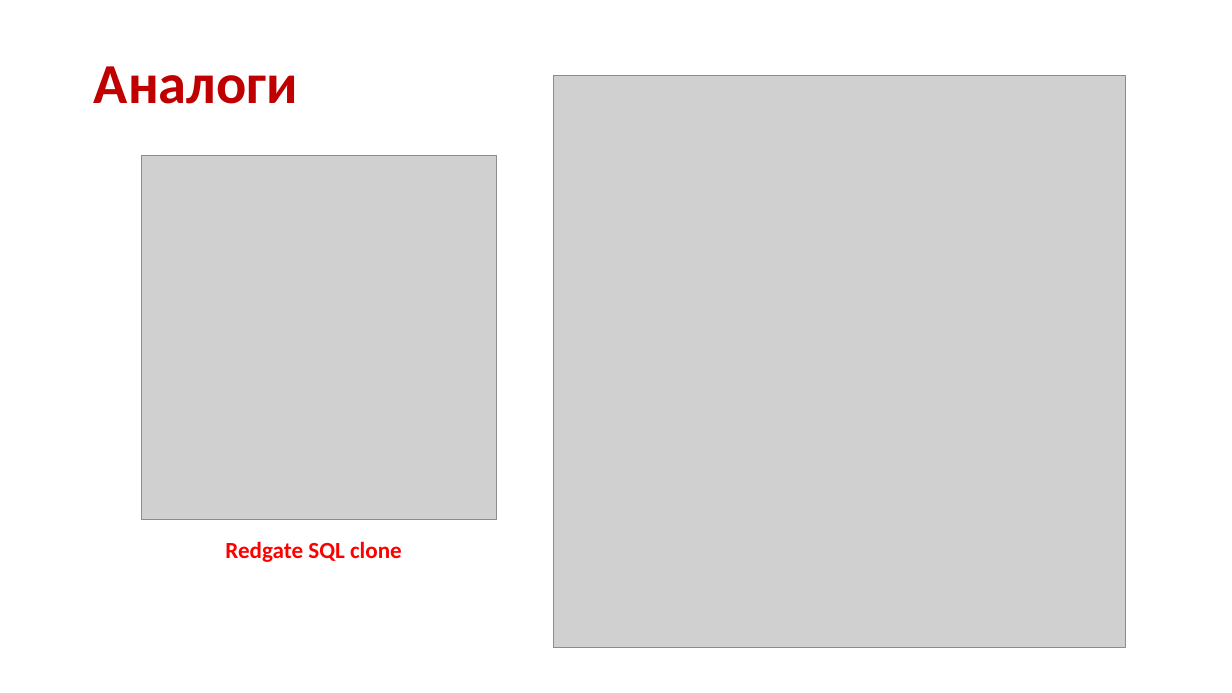
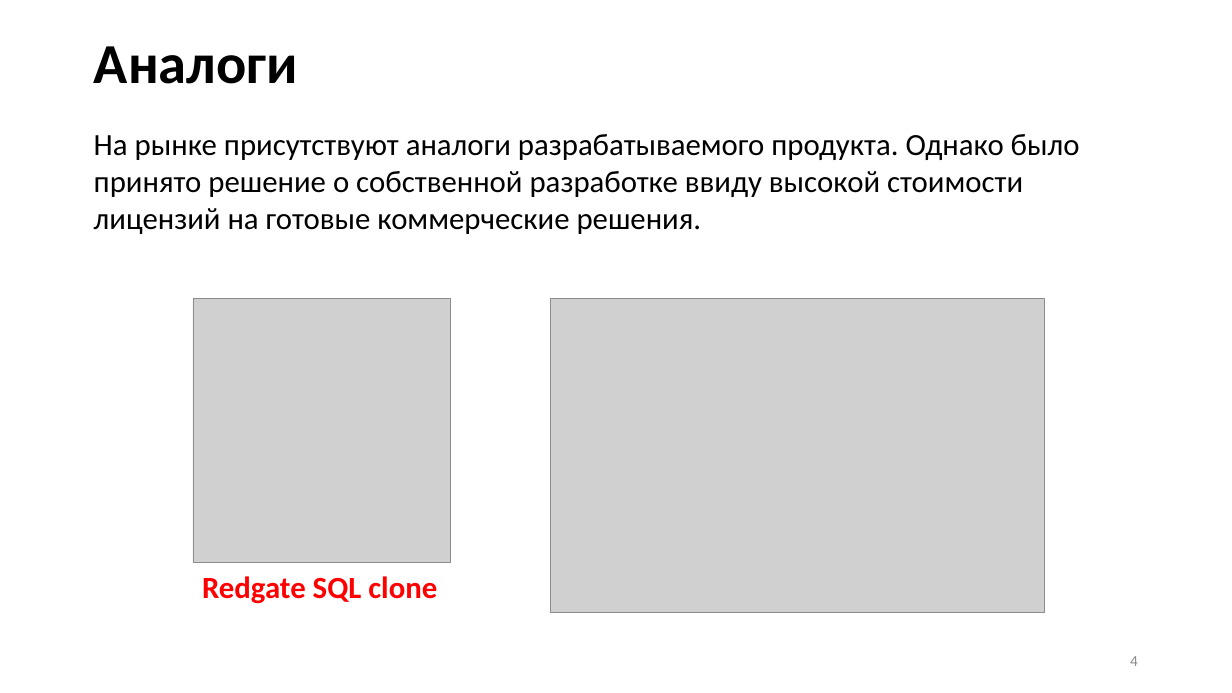
Before and after one commit to Hansola1/VKI, a slide deck: slide 4 of Диплом/Презентация/Бородина_Анастасия_Владимировна_2207Д2.pptx. Drawn at 1232x693 pixels with LibreOffice and Linux fonts; fonts in the diff are those of the drawing; grey boxes stand for pictures. Boxes give left, top, right and bottom in pixels: in the first picture for what was removed or moved away, otherwise in the second. Text is boxed around its words. In the diff, an @@ line names an element or a change of style, - is before the commit and + after.

```diff
--- a/Диплом/Презентация/Бородина_Анастасия_Владимировна_2207Д2.pptx
+++ b/Диплом/Презентация/Бородина_Анастасия_Владимировна_2207Д2.pptx
@@ title "Аналоги": place and size @@
-title "Аналоги" at bbox=[94, 66, 298, 104]
+title "Аналоги" at bbox=[94, 46, 298, 84]
@@ title "Аналоги" at bbox=[94, 46, 298, 84]: text colour #C00000 to #000000 @@
@@ text added at bbox=[94, 134, 1080, 234], 24 pt, text #000000 @@
+На рынке присутствуют аналоги разрабатываемого продукта. Однако было принято решение о собственной разработке ввиду высокой стоимости лицензий на готовые коммерческие решения.
@@ picture: place and size @@
-picture at bbox=[141, 156, 496, 519]
+picture at bbox=[193, 299, 451, 564]
@@ picture: place and size @@
-picture at bbox=[554, 75, 1126, 647]
+picture at bbox=[551, 299, 1045, 613]
@@ text "Redgate SQL clone": place and size @@
-text "Redgate SQL clone" at bbox=[225, 541, 402, 562]
+text "Redgate SQL clone" at bbox=[202, 576, 437, 604]
@@ text "Redgate SQL clone" at bbox=[202, 576, 437, 604]: size 18 to 24 pt @@
@@ page number added at bbox=[1130, 656, 1138, 666], 12 pt, text #8C8C8C @@
+4
```
Also in this commit, not shown: 7 other slides changed, 7 slides added, 4 slides removed, 4 other files.
